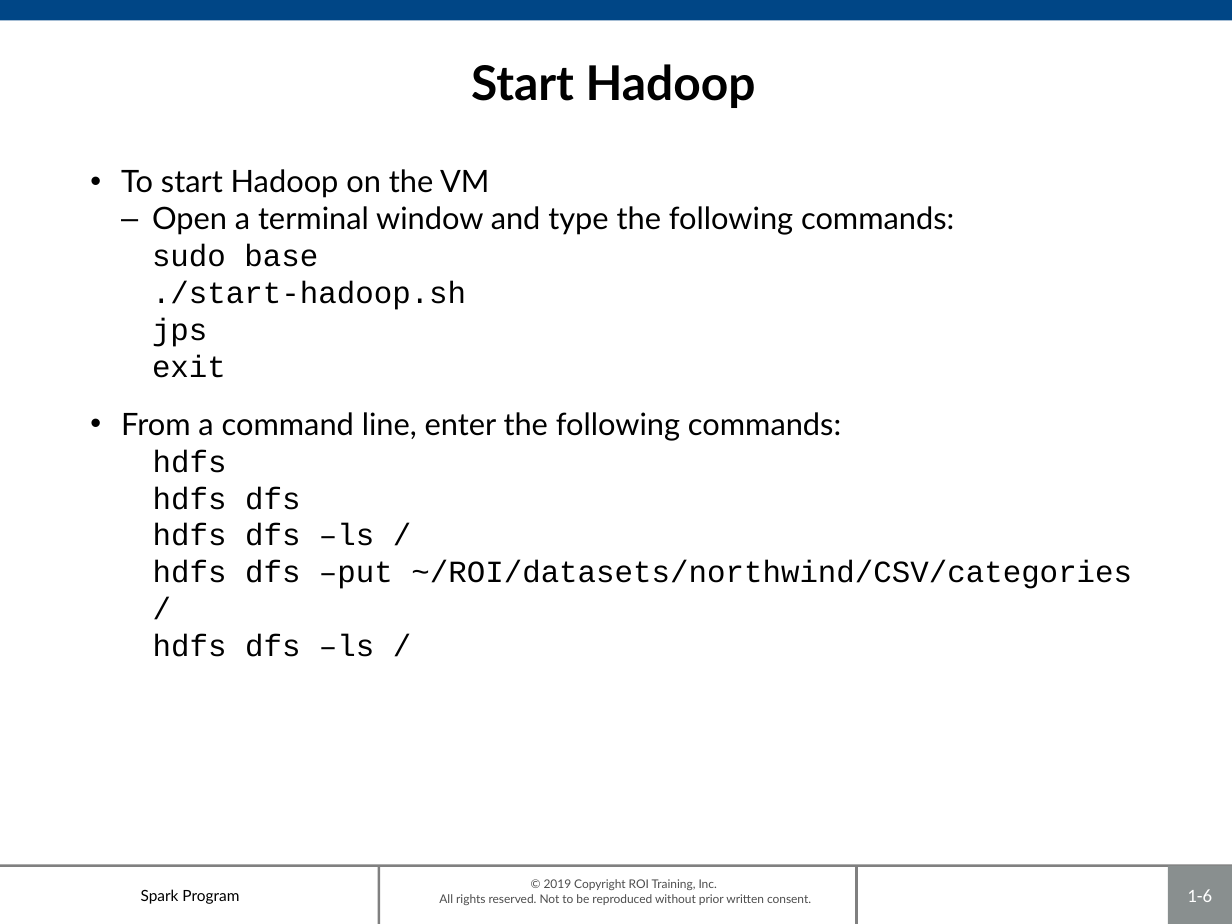
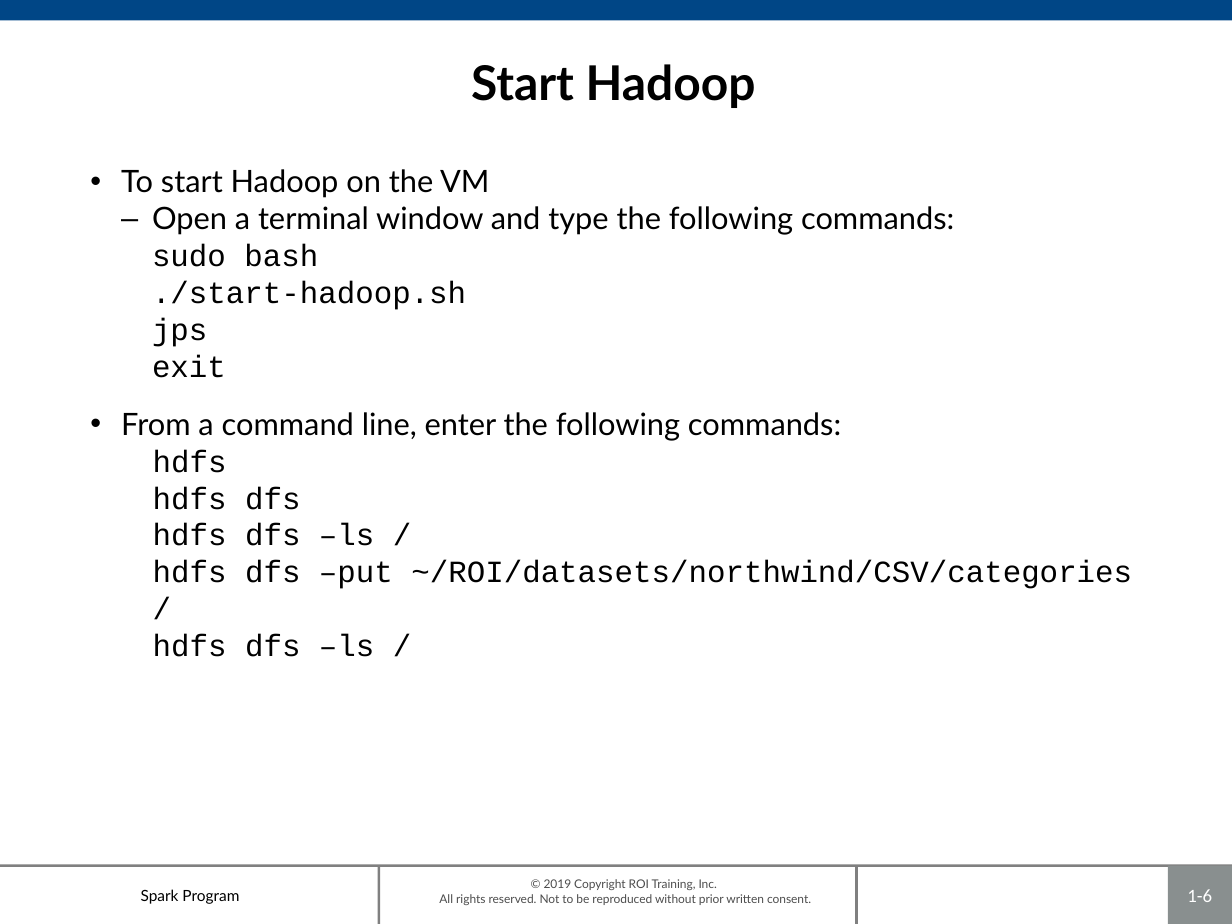
Before and after one commit to roitraining/SparkProgram, a slide deck: slide 6 of Day1/Ch01_HDFS.pptx. Drawn at 1232x924 pixels with LibreOffice and Linux fonts; fonts in the diff are those of the drawing; background and template pictures are left out. Boxes give left, top, right and bottom in pixels: in the first picture for what was removed or moved away, otherwise in the second. Text is boxed around its words. In the diff, an @@ line names an element or a change of style, - is before the commit and + after.

```diff
--- a/Day1/Ch01_HDFS.pptx
+++ b/Day1/Ch01_HDFS.pptx
@@ text at (152, 244, 318, 267): text changed @@
-    sudo base
+    sudo bash
```
Also in this commit, not shown: 1 other file.
